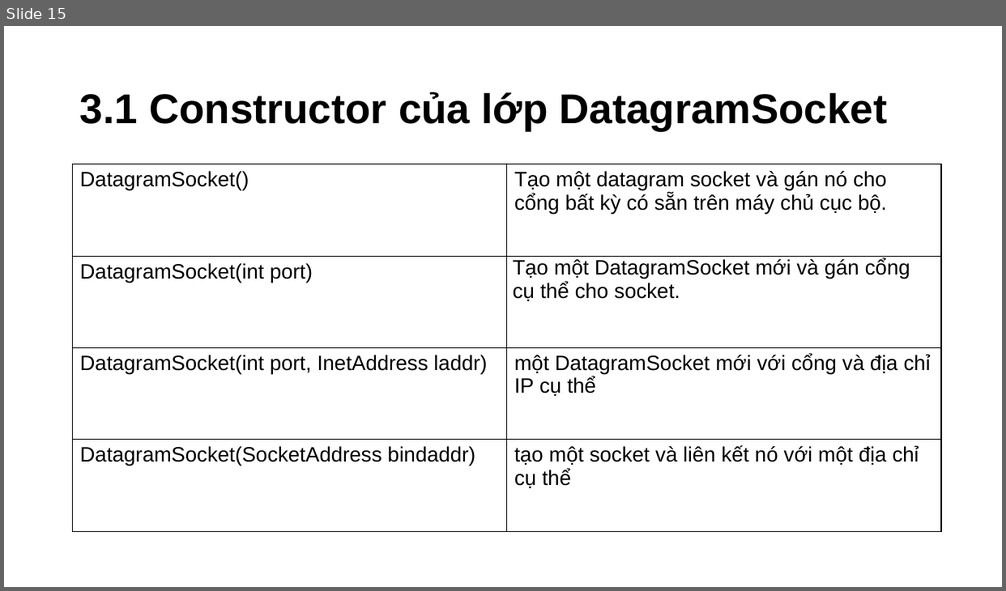
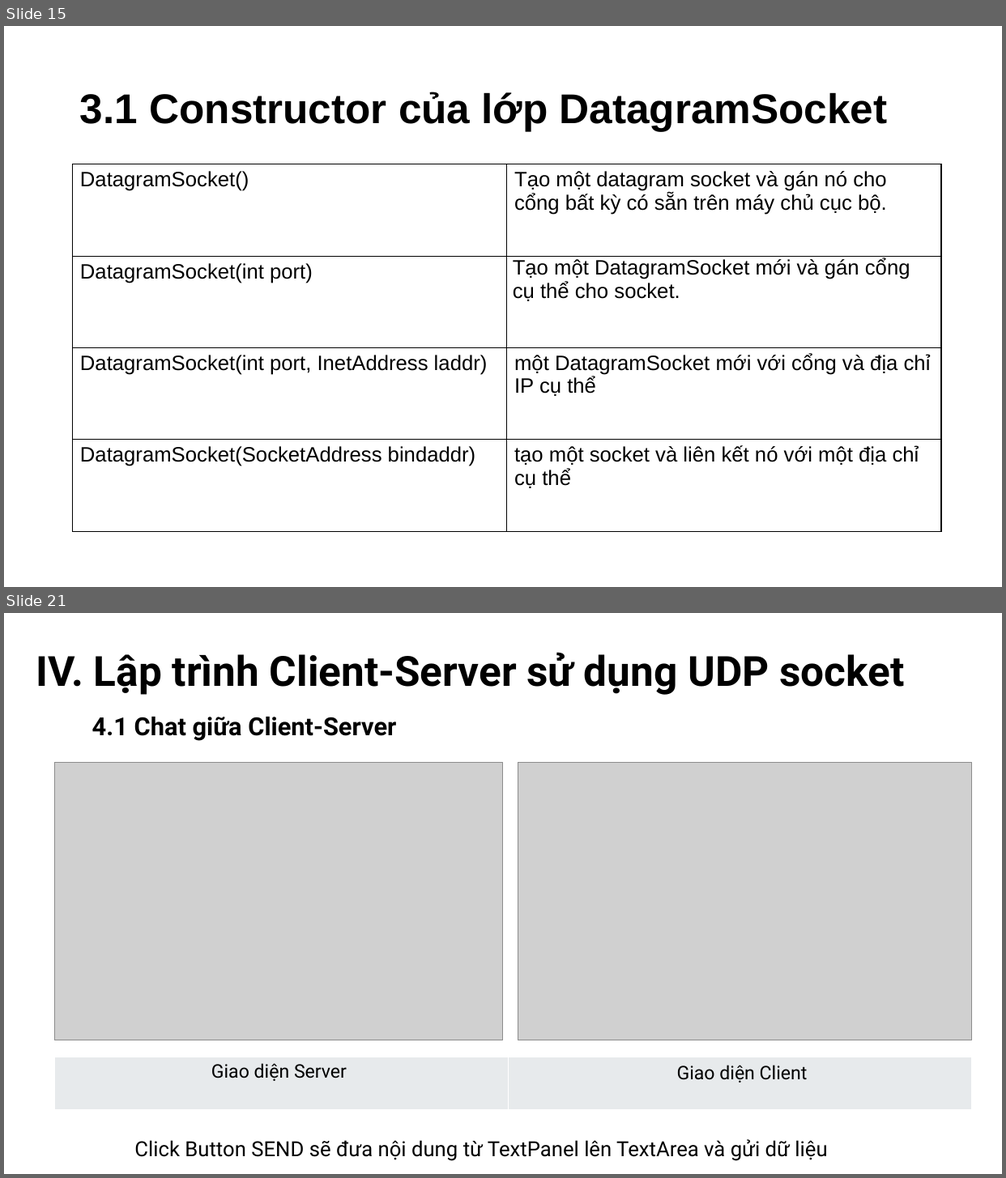
Before and after one commit to Cuid-1412/PowerPoint, a slide deck: Thuyết Trình Java.pptm. Shown one above the other, each under a label of ours: slide 15 before the commit, slides 15 and 21 after it; the slides between them are not shown. The pictures are 1006x591 and 1006x1178 pixels, drawn with LibreOffice and Linux fonts; fonts in the diff are those of the drawing; grey boxes stand for pictures; background and template pictures are left out. Boxes give left, top, right and bottom in pixels: in the first picture for what was removed or moved away, otherwise in the second. Text is boxed around its words. In the diff, an @@ line names an element or a change of style, - is before the commit and + after.

```diff
--- a/Thuyết Trình Java.pptm
+++ b/Thuyết Trình Java.pptm
@@ slide 21 added at [4,613,1002,1174], background #FFFFFF @@
@@ text added at [36,652,904,695], 40 pt, text #000000, bold @@
+IV. Lập trình Client-Server sử dụng UDP socket
@@ text added at [92,717,396,741], 24 pt, text #000000, bold @@
+4.1 Chat giữa Client-Server
@@ picture added at [55,762,503,1041] @@
@@ picture added at [518,762,972,1041] @@
@@ table added at [55,1057,972,1110], 1 rows, 2 columns @@
+Giao diện Server | Giao diện Client
@@ text added at [134,1139,827,1161], 20 pt, text #000000 @@
+Click Button SEND sẽ đưa nội dung từ TextPanel lên TextArea và gửi dữ liệu
```
Also in this commit, not shown: 7 slides changed, 10 other slides added.
